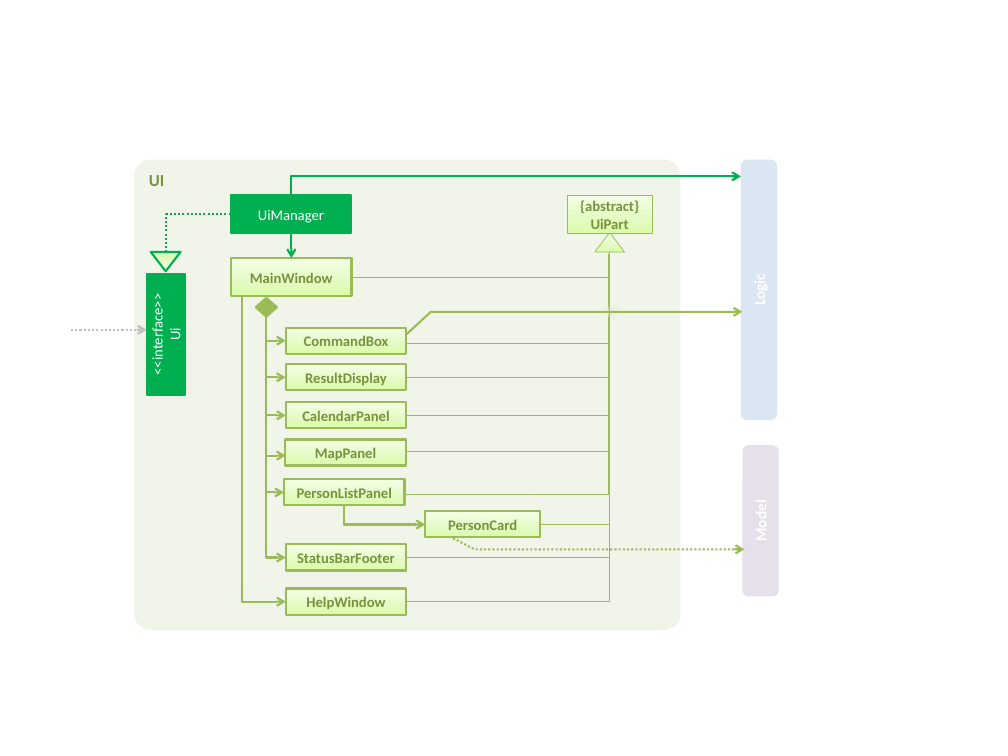
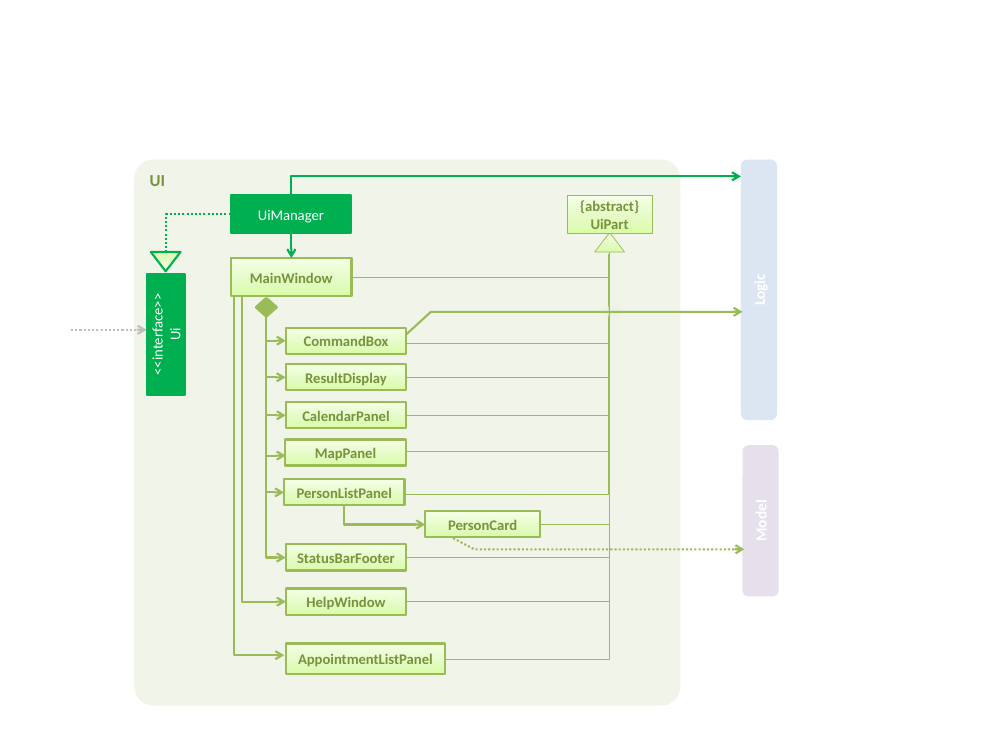
Before and after one commit to tzerbin/addressbook-level4, a slide deck: slide 1 of docs/diagrams/UiComponentClassDiagram.pptx. Drawn at 1008x756 pixels with LibreOffice and Linux fonts; fonts in the diff are those of the drawing. Boxes give left, top, right and bottom in pixels: in the first picture for what was removed or moved away, otherwise in the second. Text is boxed around its words. In the diff, an @@ line names an element or a change of style, - is before the commit and + after.

```diff
--- a/docs/diagrams/UiComponentClassDiagram.pptx
+++ b/docs/diagrams/UiComponentClassDiagram.pptx
@@ rounded rectangle "UI": place and size @@
-rounded rectangle "UI" at bbox=[134, 159, 680, 630]
+rounded rectangle "UI" at bbox=[134, 159, 680, 706]
@@ elbow line added from (610, 256) to (446, 658), #9BBB59 0.5 pt @@
@@ elbow arrow added from (234, 295) to (284, 655), #9BBB59 1.5 pt @@
@@ rectangle added at bbox=[286, 643, 446, 673], fill gradient #DAFDA7 to #E4FCC2 to #F5FFE7, outline #9BBB59 1.5 pt, 10.5 pt, text #77933C, bold @@
+AppointmentListPanel
```
Also in this commit, not shown: 3 other files.
